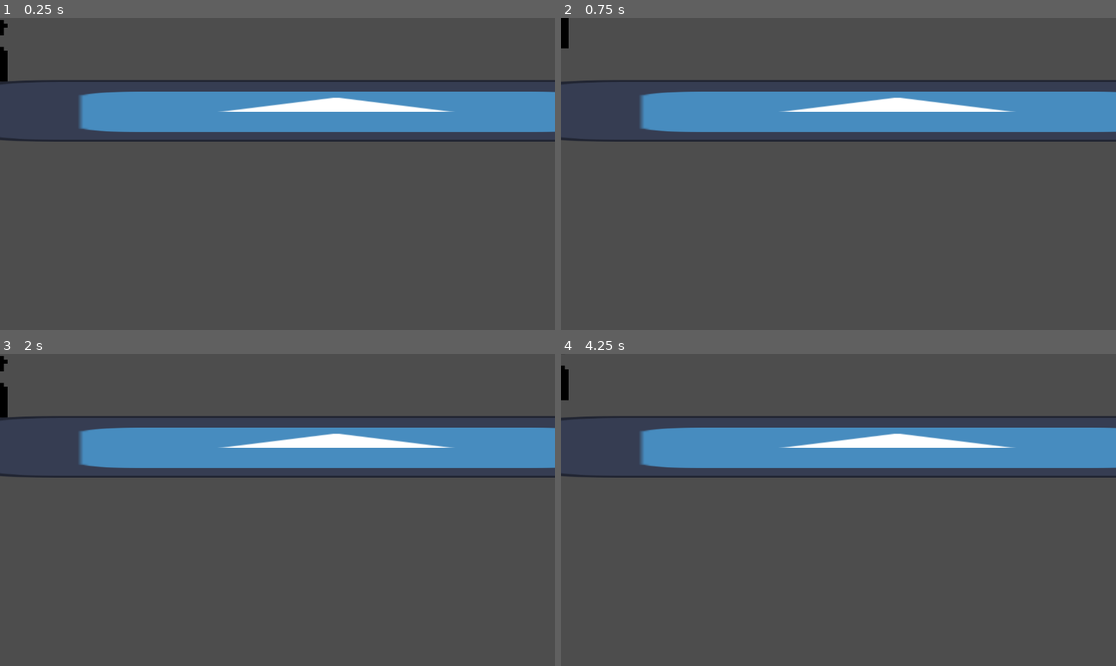
Above: before the commit, frames 1-4 (two rows, left to right).
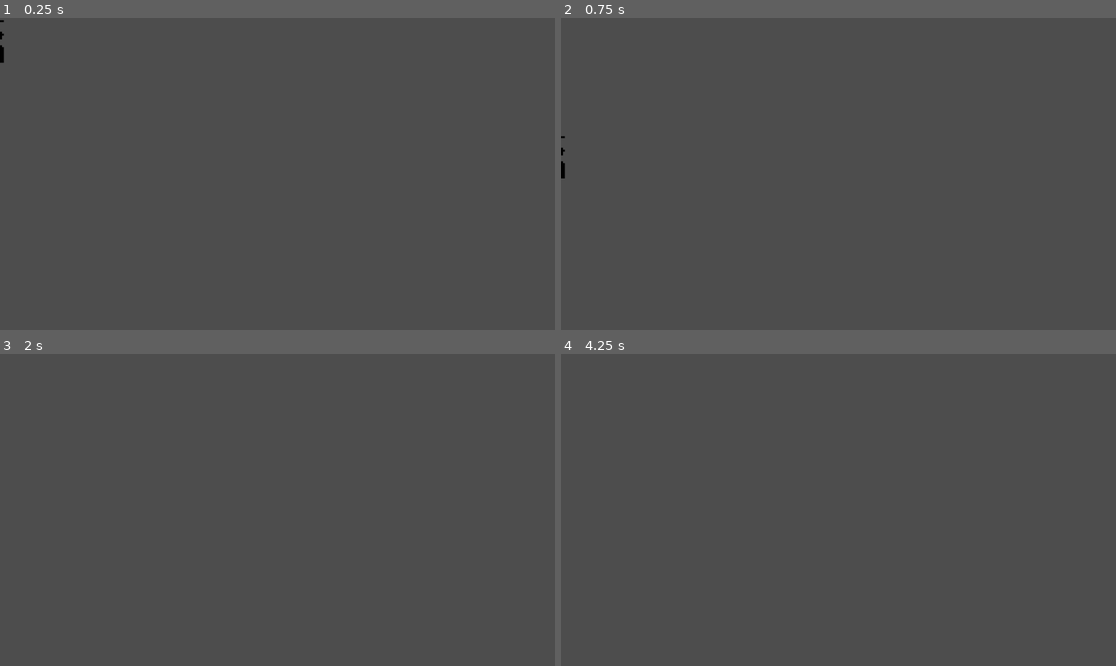
Above: after the commit, the same moments.

Repository: Oscar-Caldarelli/projet_weekend
Game: Godot game, scene res://Scenes/player/player.tscn
Two runs of this game, one before a commit and one after it. Both use one fixed random seed, a clock stepped at 60 frames per second and the inputs below. The engine's default icon, where the game draws it, is replaced by a stand-in: a white triangle on a blue panel in a dark square.
Inputs:
- Up to frame 1 (0.25 s): no input
- Up to frame 2 (0.75 s): tap Enter at 0.5 s
- Up to frame 3 (2 s): no input
- Up to frame 4 (4.25 s): tap Space at 2 s; tap Enter at 3.5 s

The runs differ from the first frame. In frame 1, 13% of the frame differs, in the area x 0-100%, y 1-40%; in frame 2, 13%; in frame 3, 13%, in the area x 0-100%, y 0-40%; in frame 4, 13%.

Commit message:
integrate player to tilemap

Diff:
--- a/Scenes/main.tscn
+++ b/Scenes/main.tscn
@@ -1,7 +1,11 @@
-[gd_scene load_steps=2 format=3 uid="uid://c1aedryumpokt"]
+[gd_scene load_steps=3 format=3 uid="uid://c1aedryumpokt"]
 
-[ext_resource type="PackedScene" uid="uid://orfbide03x81" path="res://scenes/tilemap/tilemap.tscn" id="1_o5qli"]
+[ext_resource type="PackedScene" uid="uid://orfbide03x81" path="res://Scenes/tilemap/tilemap.tscn" id="1_o5qli"]
+[ext_resource type="PackedScene" uid="uid://hln0cnn4xcjd" path="res://Scenes/player/player.tscn" id="2_bo1nx"]
 
 [node name="main" type="Node2D"]
 
 [node name="Tilemap" parent="." instance=ExtResource("1_o5qli")]
+
+[node name="player" parent="." instance=ExtResource("2_bo1nx")]
+position = Vector2(112, 570)
--- a/Scenes/player/player.tscn
+++ b/Scenes/player/player.tscn
@@ -1,7 +1,6 @@
-[gd_scene load_steps=6 format=3 uid="uid://hln0cnn4xcjd"]
+[gd_scene load_steps=4 format=3 uid="uid://hln0cnn4xcjd"]
 
-[ext_resource type="Texture2D" uid="uid://ca3chvdm0vkpa" path="res://assets/sprites/Player.png" id="1_eo61r"]
-[ext_resource type="Texture2D" uid="uid://dfnfdd0jv78hu" path="res://icon.svg" id="2_mxepk"]
+[ext_resource type="Texture2D" uid="uid://cx5g6f0ee5cmw" path="res://assets/sprites/player/DatPlayer.png" id="1_8p05u"]
 
 [sub_resource type="GDScript" id="GDScript_h76iv"]
 resource_name = "playerMouvement"
@@ -53,10 +52,7 @@
 "
 
 [sub_resource type="RectangleShape2D" id="RectangleShape2D_1kwx4"]
-size = Vector2(90, 176)
-
-[sub_resource type="RectangleShape2D" id="RectangleShape2D_wffxq"]
-size = Vector2(1548, 125)
+size = Vector2(41, 87)
 
 [node name="player" type="Node2D"]
 
@@ -64,10 +60,10 @@
 script = SubResource("GDScript_h76iv")
 
 [node name="Sprite2D" type="Sprite2D" parent="CharacterBody2D"]
-texture = ExtResource("1_eo61r")
+texture = ExtResource("1_8p05u")
 
 [node name="CollisionShape2D" type="CollisionShape2D" parent="CharacterBody2D"]
-position = Vector2(-28, 39)
+position = Vector2(-13.5, 20.5)
 shape = SubResource("RectangleShape2D_1kwx4")
 
 [node name="dashTimer" type="Timer" parent="CharacterBody2D"]
@@ -76,17 +72,6 @@
 [node name="canDashTimer" type="Timer" parent="CharacterBody2D"]
 wait_time = 2.0
 
-[node name="StaticBody2D" type="StaticBody2D" parent="."]
-
-[node name="Sprite2D" type="Sprite2D" parent="StaticBody2D"]
-position = Vector2(698, 193)
-scale = Vector2(12.0625, 1)
-texture = ExtResource("2_mxepk")
-
-[node name="CollisionShape2D" type="CollisionShape2D" parent="StaticBody2D"]
-position = Vector2(700, 193.5)
-shape = SubResource("RectangleShape2D_wffxq")
-
 [connection signal="timeout" from="CharacterBody2D/dashTimer" to="CharacterBody2D" method="_on_dash_timer_timeout"]
 [connection signal="timeout" from="CharacterBody2D/canDashTimer" to="CharacterBody2D" method="_on_canDashTimer_timeout"]
 [connection signal="timeout" from="CharacterBody2D/canDashTimer" to="CharacterBody2D" method="_on_can_dash_timer_timeout"]
--- a/project.godot
+++ b/project.godot
@@ -29,12 +29,12 @@
 }
 left={
 "deadzone": 0.5,
-"events": [Object(InputEventKey,"resource_local_to_scene":fa …(141 unchanged characters)… ":false,"keycode":0,"physical_keycode":68,"key_label":0,"unicode":100,"location":0,"echo":false,"script":null)
+"events": [Object(InputEventKey,"resource_local_to_scene":fa …(141 unchanged characters)… ":false,"keycode":0,"physical_keycode":65,"key_label":0,"unicode":113,"location":0,"echo":false,"script":null)
 ]
 }
 right={
 "deadzone": 0.5,
-"events": [Object(InputEventKey,"resource_local_to_scene":fa …(141 unchanged characters)… ":false,"keycode":0,"physical_keycode":65,"key_label":0,"unicode":113,"location":0,"echo":false,"script":null)
+"events": [Object(InputEventKey,"resource_local_to_scene":fa …(141 unchanged characters)… ":false,"keycode":0,"physical_keycode":68,"key_label":0,"unicode":100,"location":0,"echo":false,"script":null)
 ]
 }
 dash={
Binary file removed: assets/sprites/Player.png
Binary file added: assets/sprites/player/DatPlayer.png
Not shown, changed: assets/sprites/player/DatPlayer.png.import
